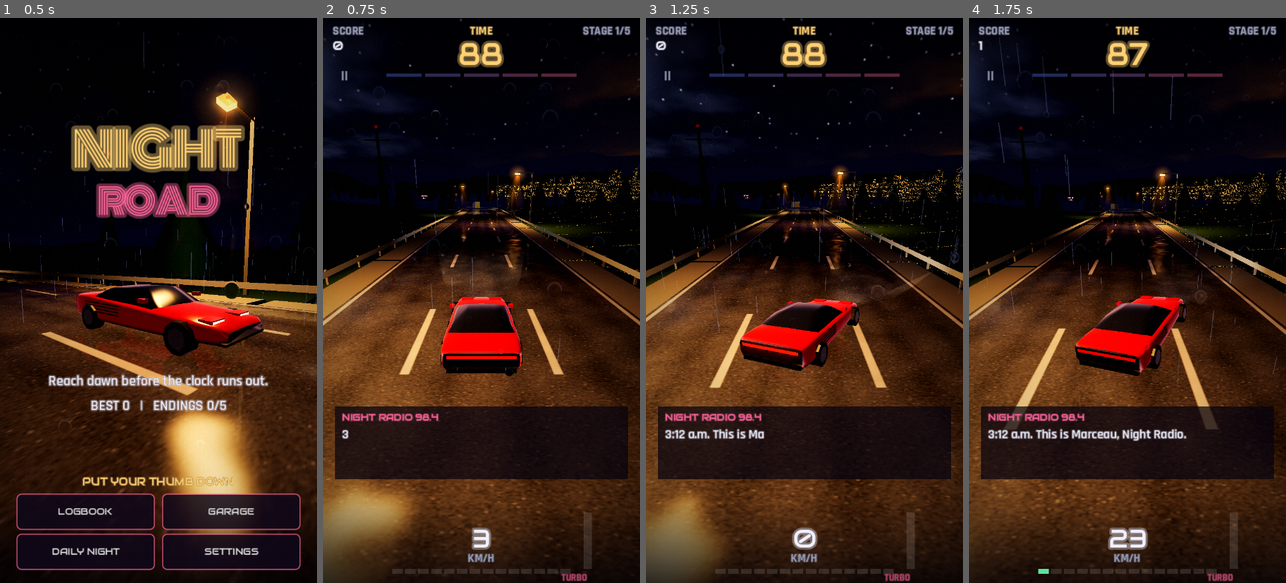
Above: before the commit, frames 1-4 (left to right).
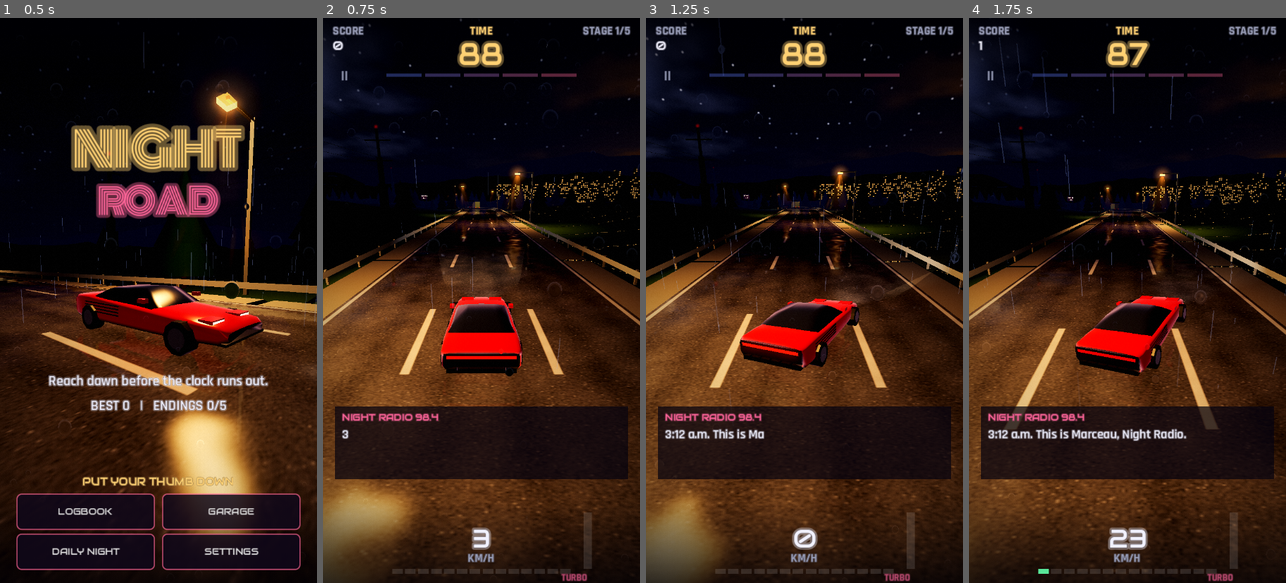
Above: after the commit, the same moments.

Repository: s3str4/IPHONEDUO
Game: Godot game, scene res://scenes/main.tscn
Same seed, same stepped clock (60 frames per second), same inputs: the game is played once before the commit and once after it.
Inputs (mouse positions are in pixels of both pictures, inside the frame that each line leads up to):
- Up to frame 1 (0.5 s): no input
- Up to frame 2 (0.75 s): tap Enter at 0.5 s; move the mouse to (551, 272) at 0.52 s; hold Right from 0.53 s (still down); tap Shift at 0.6 s; click (551, 272) at 0.67 s
- Up to frame 3 (1.25 s): keep holding Right; tap Space at 0.77 s
- Up to frame 4 (1.75 s): release Right at 1.25 s; drag from (1064, 328) to (1111, 413) at 1.27 s

Frame 1 is identical in both runs. In frame 2, 0.7% of the frame differs, in the area x 54-100%, y 26-46%; in frame 3, 0.7%; in frame 4, 0.7%, in the area x 54-100%, y 26-47%.

Commit message:
Ville de l'horizon : plus de scintillement en roulant
Les fenêtres de la ville dessinée dans le ciel faisaient 1 à 2 pixels sur
iPhone : en roulant, elles apparaissaient et disparaissaient d'une image à
l'autre (retour de test sur téléphone). Fenêtres deux fois plus grandes et
anticrénelage analytique (chaque pixel calcule la part de fenêtre allumée
qu'il couvre, selon sa taille à l'écran). Sur un banc numérique qui compare
au rendu suréchantillonné, l'erreur de crénelage baisse de 80 %.

Écarté par la mesure : les lumières proches ne sautent jamais (jamais plus
de 16 sources à la fois).

Co-Authored-By: Claude Opus 5.5 <noreply@anthropic.com>
Claude-Session: https://claude.ai/code/session_01KvDVzAi7Qc1dRUEBqzkxJE

Diff:
--- a/scripts/main.gd
+++ b/scripts/main.gd
@@ -500,6 +500,7 @@
 	hud.set_turbo(game.turbo, game.turbo_left / game.turbo_duration)
 	_update_dawn()
 	_update_ending(delta)
+	_sky_material.set_shader_parameter("pixel_angle", deg_to_rad(camera.fov) / maxf(1.0, get_viewport().get_texture().get_size().y))
 	_update_weather(delta)
 	_update_storm(delta)
 	_update_lighting(delta)
--- a/shaders/night_sky.gdshader
+++ b/shaders/night_sky.gdshader
@@ -18,6 +18,9 @@
 uniform float sun_azimuth = -0.2;
 // 0 : pas de ville à l'horizon (scènes de fin loin de la ville).
 uniform float city_amount = 1.0;
+// Taille d'un pixel de l'écran en radians (voir Main), pour l'anticrénelage
+// des fenêtres de la ville à l'horizon.
+uniform float pixel_angle = 0.002;
 
 float hash21(vec2 p) {
 	p = fract(p * vec2(123.34, 456.21));
@@ -48,6 +51,17 @@
 float az_delta(float a, float b) {
 	return mod(a - b + 3.14159265, 6.2831853) - 3.14159265;
 }
+
+// Créneau périodique allumé sur [a, 1) de chaque période, moyenné sur une
+// largeur w (en périodes) : l'intégrale exacte, sans crénelage.
+float pulse_integral(float x, float a) {
+	return floor(x) * (1.0 - a) + max(fract(x) - a, 0.0);
+}
+float pulse_aa(float x, float a, float w) {
+	w = max(w, 1e-4);
+	return (pulse_integral(x + w * 0.5, a) - pulse_integral(x - w * 0.5, a)) / w;
+}
+
 
 void sky() {
 	vec3 d = normalize(EYEDIR);
@@ -114,8 +128,11 @@
 	float bh = 0.05 + 0.07 * pow(hash21(vec2(bcell, 7.0)), 2.0) * smoothstep(0.55, 0.0, abs(az_delta(az, city_azimuth)));
 	if (city_amount > 0.5 && h < bh && abs(az_delta(az, city_azimuth)) < 0.55) {
 		col = zenith * 1.5;
-		vec2 w = vec2(fract(bx) * 4.0, h * 400.0);
-		float lit = step(0.62, hash21(floor(w) + bcell * 3.1)) * step(0.3, fract(w.x)) * step(0.35, fract(w.y));
+		vec2 w = vec2(fract(bx) * 2.0, h * 220.0);
+		// Part de chaque pixel couverte par une fenêtre allumée, calculée exactement
+		// (filtre boîte) : sans ça, ces fenêtres de 2 à 3 pixels scintillaient en roulant.
+		float lit = step(0.62, hash21(floor(w) + bcell * 3.1))
+				* pulse_aa(w.x, 0.3, pixel_angle * 180.0) * pulse_aa(w.y, 0.35, pixel_angle * 220.0);
 		col += vec3(1.0, 0.75, 0.4) * lit * 0.9 * (1.0 - dawn * 0.8);
 	}
 	col += vec3(0.7, 0.75, 1.0) * flash * (0.6 + cloud_amt * 2.5) * smoothstep(-0.1, 0.3, h);
